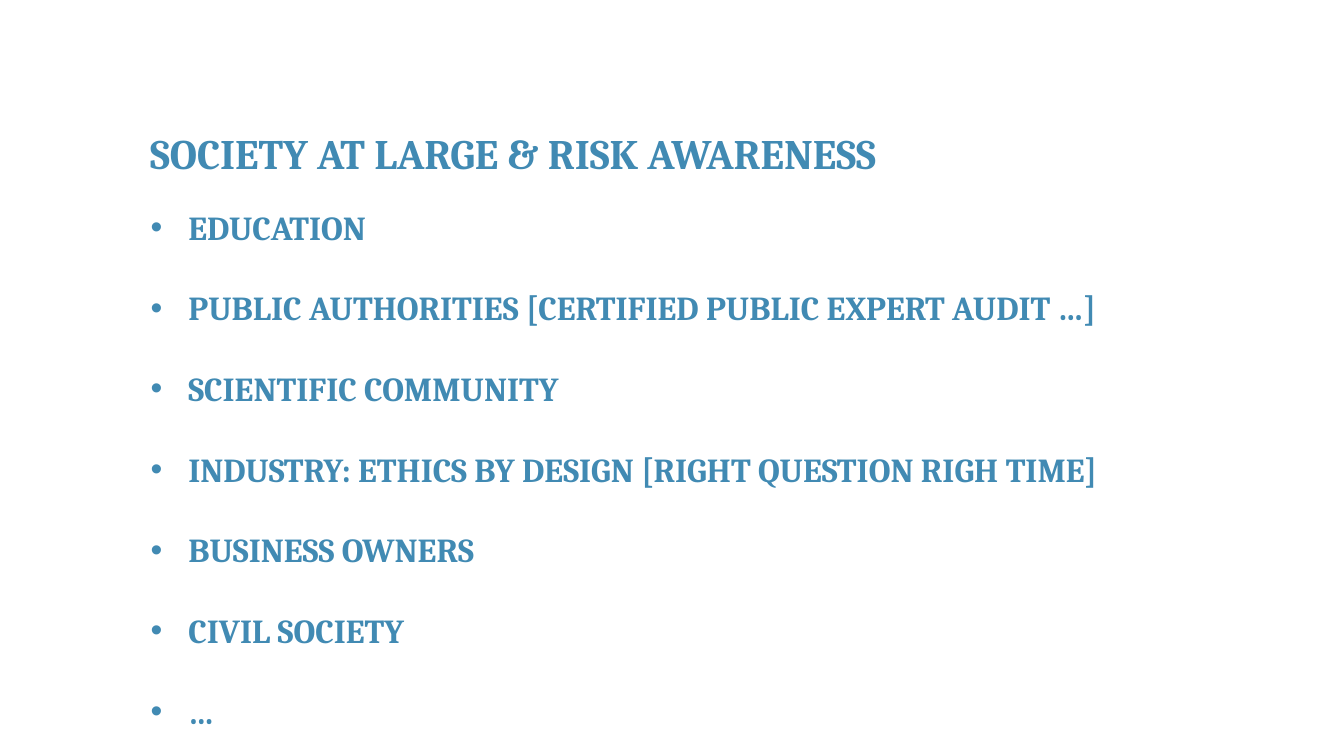
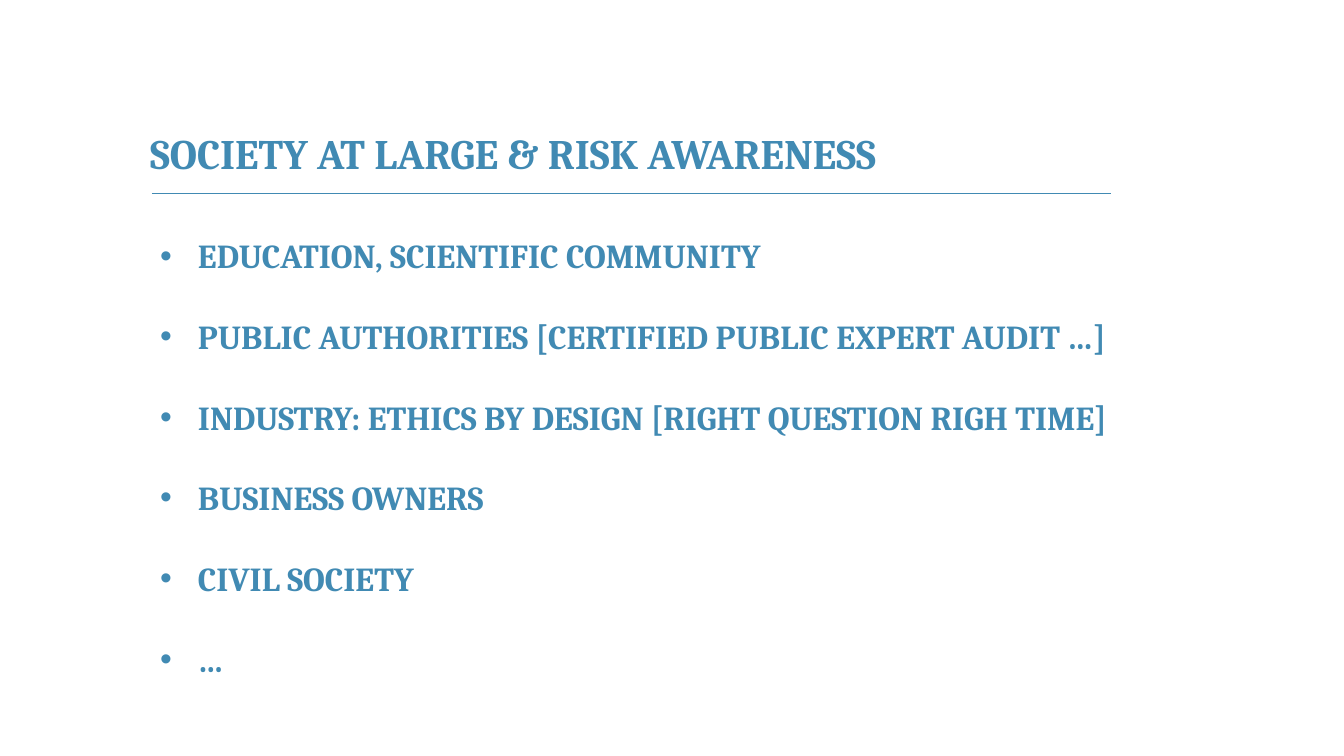
Before and after one commit to franckalbinet/itu-eaco-zanzibar-12-2018, a slide deck: slide 19 of presentations/session-6-ethics-of-ai.pptx (slide 16 before the commit). Drawn at 1344x756 pixels with LibreOffice and Linux fonts; fonts in the diff are those of the drawing; background and template pictures are left out. Boxes give left, top, right and bottom in pixels: in the first picture for what was removed or moved away, otherwise in the second. Text is boxed around its words. In the diff, an @@ line names an element or a change of style, - is before the commit and + after.

```diff
--- a/presentations/session-6-ethics-of-ai.pptx
+++ b/presentations/session-6-ethics-of-ai.pptx
@@ line added from (152, 194) to (1112, 194), #418AB3 1 pt @@
@@ text "EDUCATION, SCIENTIFIC COMMUNITY": place and size @@
-text "EDUCATION, SCIENTIFIC COMMUNITY" at <box>188,217,1097,644</box>
+text "EDUCATION, SCIENTIFIC COMMUNITY" at <box>198,245,1106,592</box>
@@ text at <box>198,245,760,273</box>: text changed @@
-• EDUCATION
+• EDUCATION, SCIENTIFIC COMMUNITY
@@ text at <box>188,378,558,402</box>: paragraph removed @@
-• SCIENTIFIC COMMUNITY
```
Also in this commit, not shown: 16 other slides changed, 3 slides added, 2 other files.
